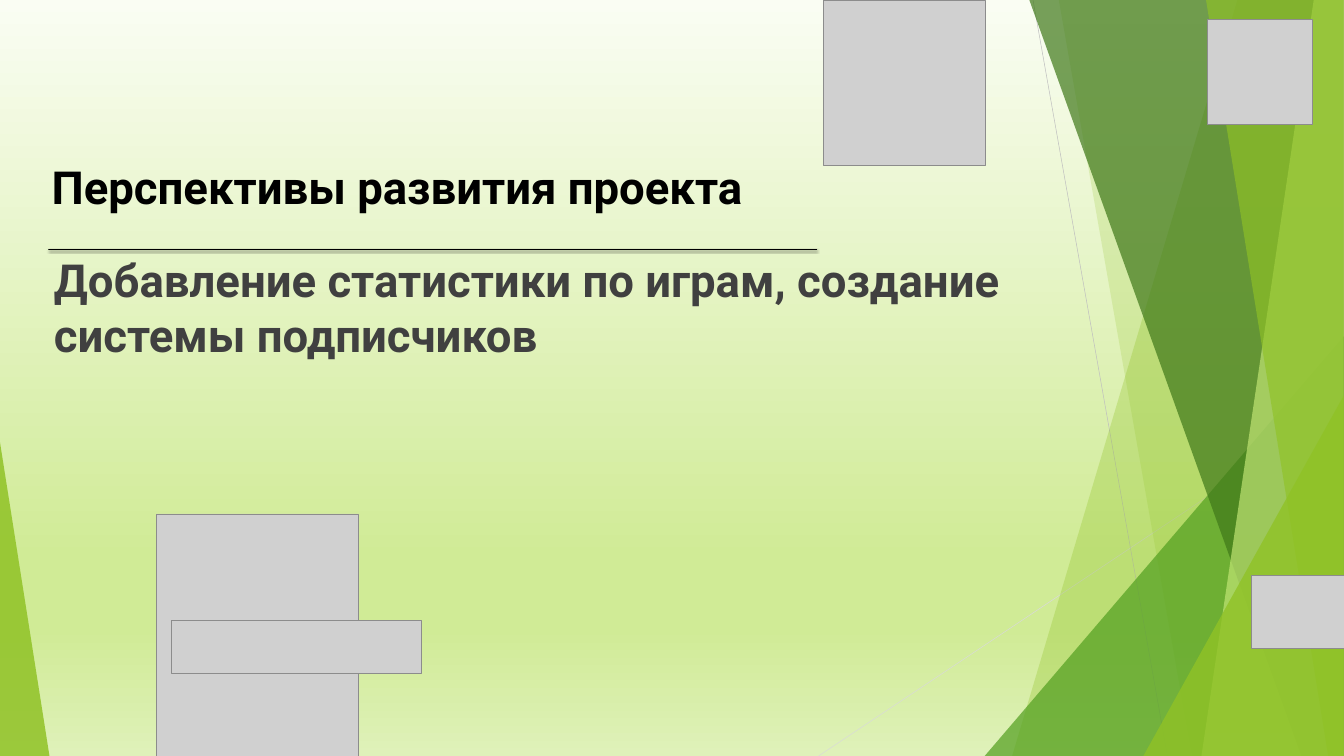
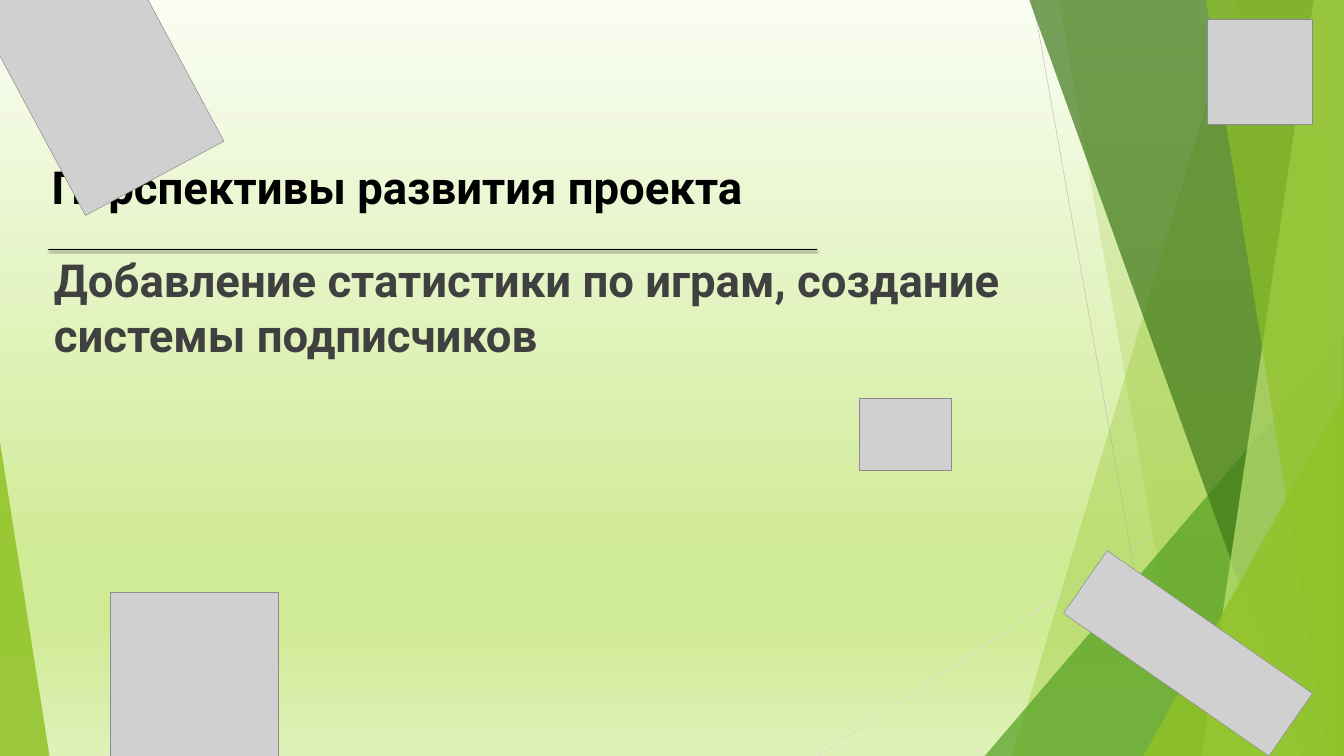
Before and after one commit to mathusha2023/GameStore, a slide deck: slide 11 of Презентация данжона(2).pptx (slide 4 before the commit). Drawn at 1344x756 pixels with LibreOffice and Linux fonts; fonts in the diff are those of the drawing; grey boxes stand for pictures. Boxes give left, top, right and bottom in pixels: in the first picture for what was removed or moved away, otherwise in the second. Text is boxed around its words. In the diff, an @@ line names an element or a change of style, - is before the commit and + after.

```diff
--- a/Презентация данжона(2).pptx
+++ b/Презентация данжона(2).pptx
@@ picture added at box(0, 0, 224, 216) @@
@@ picture: place and size @@
-picture at box(1251, 575, 1343, 648)
+picture at box(859, 398, 951, 470)
@@ picture removed at box(157, 514, 358, 756) @@
@@ picture at box(1063, 551, 1312, 756): rotation 0 to 214 degrees @@
@@ picture: place and size @@
-picture at box(823, 0, 985, 165)
+picture at box(111, 593, 279, 756)
```
Also in this commit, not shown: 2 other slides changed, 8 slides added.
